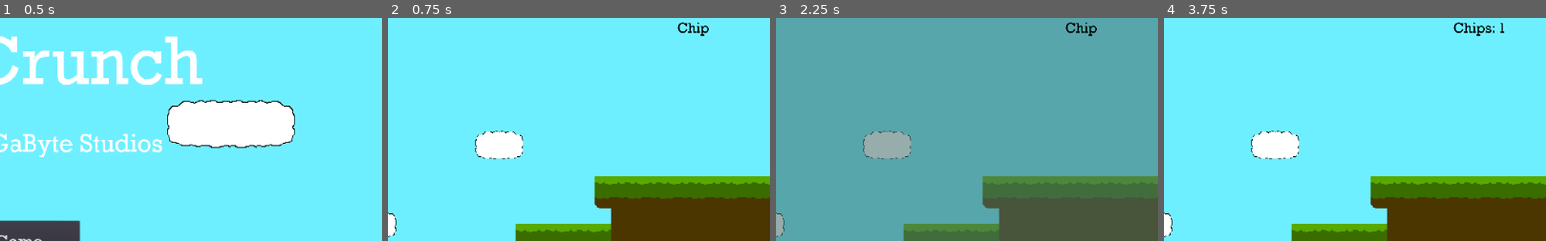
Above: before the commit, frames 1-4 (left to right).
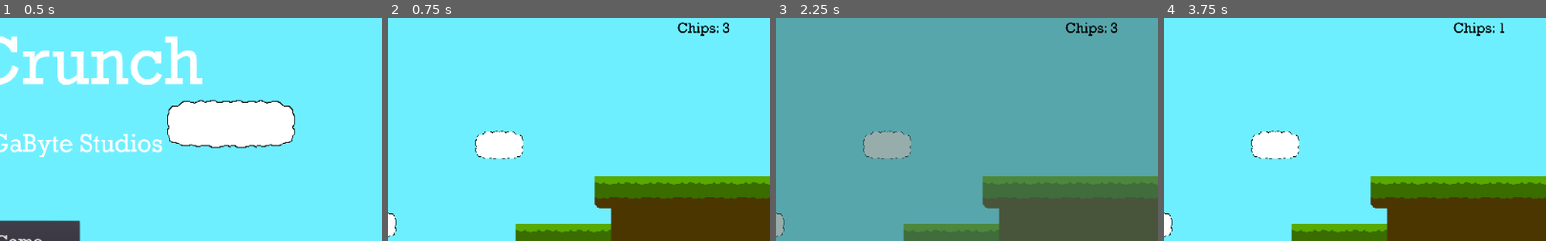
Above: after the commit, the same moments.

Repository: AspireToDev/Final-Project-Game-Jam
Game: Godot game, scene res://UI/Start.tscn
Two runs of this game, one before a commit and one after it. Both use one fixed random seed, a clock stepped at 60 frames per second and the inputs below.
Inputs:
- Up to frame 1 (0.5 s): no input
- Up to frame 2 (0.75 s): click "Play Game" at 0.5 s
- Up to frame 3 (2.25 s): hold D (right) from 1.28 s (still down); tap Q (eat_chip) at 1.35 s; tap W (jump) at 1.52 s; tap E (mode_switch) at 2.1 s
- Up to frame 4 (3.75 s): tap W (jump) at 2.27 s; tap Enter at 2.75 s; release D (right) at 2.78 s; hold A (left) 2.78-3.53 s; tap Q (eat_chip) at 2.85 s; tap Space at 3.5 s; hold D (right) from 3.53 s (still down); tap E (mode_switch) at 3.6 s
The pictures show only the part of the screen within x 50-100%, y 0-50%; the shares and areas given below are measured in that part.

Frame 1 is identical in both runs. In frame 2, 0.1% of the frame differs, in the area x 84-90%, y 1-7%; in frame 3, 0.1%; in frame 4, nothing differs.

Commit message:
Game SS/Video

Diff:
--- /dev/null
+++ b/Project/Chip.gd
@@ -0,0 +1,11 @@
+extends Sprite
+
+
+func _ready():
+	pass
+
+
+func _on_Area2D_body_entered(body):
+	if body.name == "Player":
+		Global.chips +=1
+		queue_free()
--- a/Project/Game.tscn
+++ b/Project/Game.tscn
@@ -6,6 +6,8 @@
 [ext_resource path="res://Player/Spike-Group.gd" type="Script" id=4]
 [ext_resource path="res://UI/Chip_Count.gd" type="Script" id=5]
 [ext_resource path="res://Assets/Fonts/ROCK.TTF" type="DynamicFontData" id=6]
+[ext_resource path="res://Chip.gd" type="Script" id=7]
+[ext_resource path="res://Assets/Potato Chip.png" type="Texture" id=8]
 [ext_resource path="res://Assets/Tilesheet.png" type="Texture" id=10]
 [ext_resource path="res://Assets/Time Crunch!.wav" type="AudioStream" id=11]
 
@@ -320,6 +322,9 @@
 [sub_resource type="RectangleShape2D" id=33]
 extents = Vector2( 56, 59 )
 
+[sub_resource type="RectangleShape2D" id=35]
+extents = Vector2( 25.5, 24.5 )
+
 [node name="Game" type="Node2D"]
 
 [node name="Background" type="TileMap" parent="."]
@@ -332,7 +337,7 @@
 collision_layer = 3
 collision_mask = 3
 format = 1
-tile_data = PoolIntArray( -1245165, -1073741817, 0, -1179629 …(9815 unchanged characters)…  1441859, 1, 0, 1441861, 0, 0, 1441863, 3, 0, 1441874, 2, 0, 1441879, 0, 0, 1441 …(3176 unchanged characters)…
+tile_data = PoolIntArray( -1245165, -1073741817, 0, -1179629 …(9815 unchanged characters)…  1441859, 1, 0, 1441861, 0, 0, 1441863, 0, 0, 1441864, 0, 0, 1441865, 3, 0, 1441874, 2, 0, 1441879, 0, 0, 1441 …(3176 unchanged characters)…
 
 [node name="ColorRect" type="ColorRect" parent="."]
 visible = false
@@ -361,7 +366,7 @@
 margin_bottom = 131.0
 custom_colors/font_color = Color( 0, 0, 0, 1 )
 custom_fonts/font = SubResource( 34 )
-text = "Chip"
+text = "Chips: 3"
 script = ExtResource( 5 )
 __meta__ = {
 "_edit_use_anchors_": false
@@ -462,6 +467,19 @@
 [node name="CollisionShape2D" type="CollisionShape2D" parent="Spike-Group/Short_Right"]
 position = Vector2( -5, 5 )
 shape = SubResource( 33 )
+
+[node name="Chip" type="Sprite" parent="."]
+position = Vector2( 5308, 1351 )
+scale = Vector2( 3.12499, 3 )
+texture = ExtResource( 8 )
+script = ExtResource( 7 )
+
+[node name="Area2D" type="Area2D" parent="Chip"]
+position = Vector2( 1, 5 )
+
+[node name="CollisionShape2D" type="CollisionShape2D" parent="Chip/Area2D"]
+position = Vector2( 5, -8 )
+shape = SubResource( 35 )
 
 [connection signal="body_entered" from="Level2" to="Level2" method="_on_Level2_body_entered"]
 [connection signal="body_entered" from="Level3" to="Level2" method="_on_Level3_body_entered"]
@@ -473,3 +491,4 @@
 [connection signal="body_entered" from="Spike-Group/Long_Middle" to="Spike-Group" method="_on_Long_Middle_body_entered"]
 [connection signal="body_entered" from="Spike-Group/Long_Right" to="Spike-Group" method="_on_Long_Right_body_entered"]
 [connection signal="body_entered" from="Spike-Group/Short_Right" to="Spike-Group" method="_on_Short_Right_body_entered"]
+[connection signal="body_entered" from="Chip/Area2D" to="Chip" method="_on_Area2D_body_entered"]
Not shown: 1 places in Project/Game.tscn that only renumber resources
Not shown, added: Proof of Product/Gameplay.mp4
Not shown, added: Proof of Product/level.PNG
Not shown, added: Proof of Product/player.PNG
Not shown, added: Proof of Product/title screen.PNG
